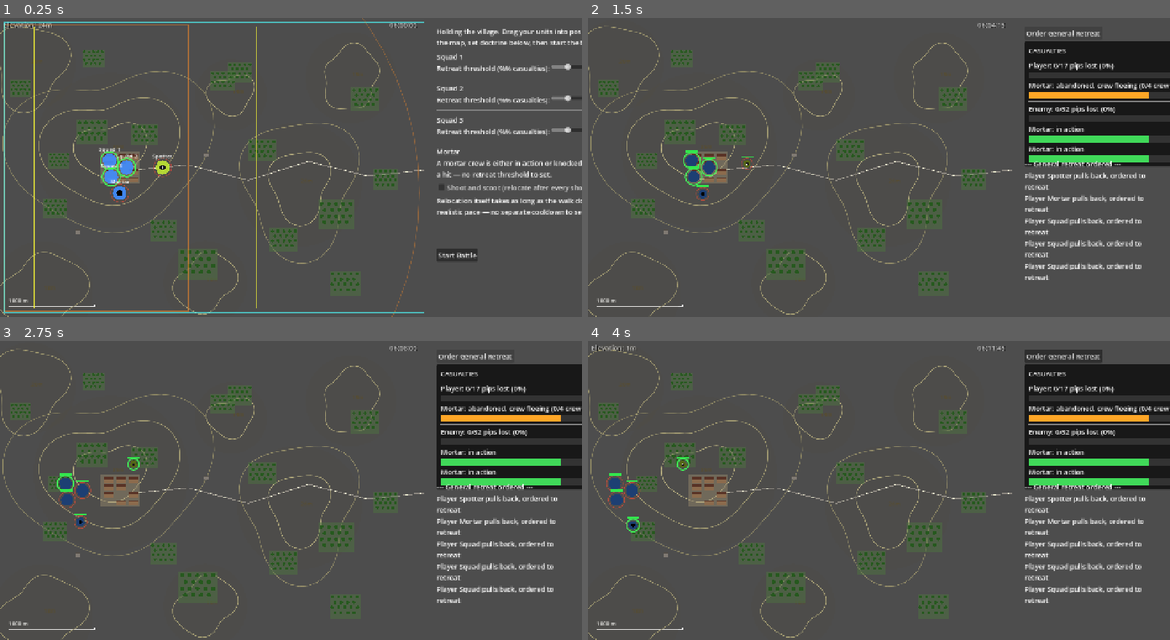
Above: before the commit, frames 1-4 (two rows, left to right).
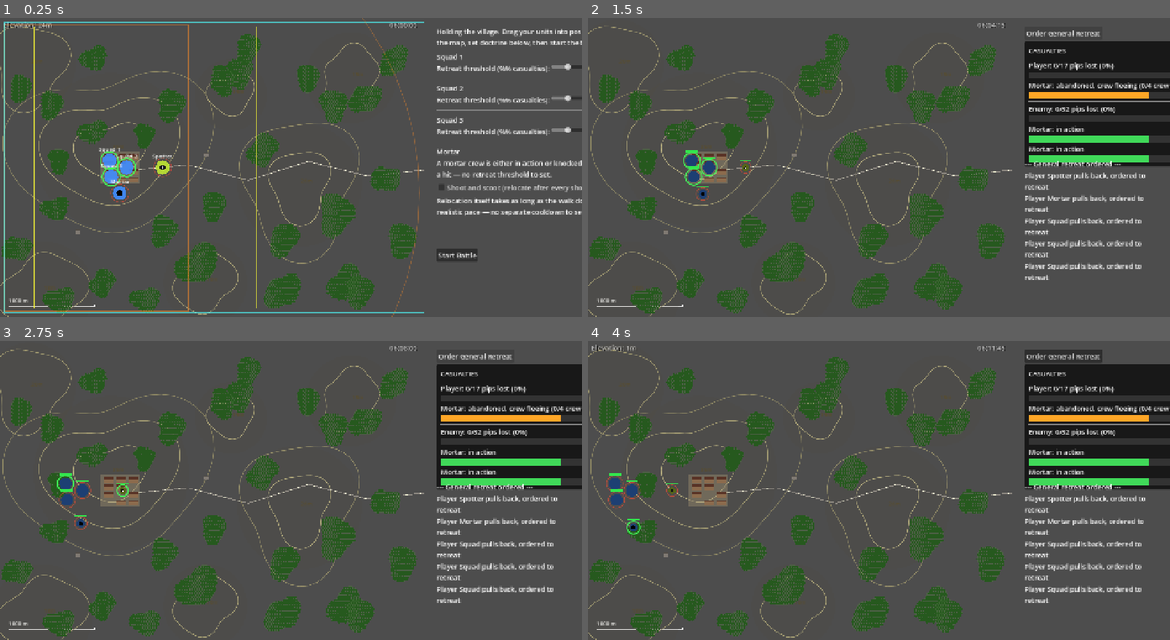
Above: after the commit, the same moments.

Repository: verybadcat/Drones
Game: Godot game, scene res://scenes/Main.tscn
Same seed, same stepped clock (60 frames per second), same inputs: the game is played once before the commit and once after it.
Inputs (mouse positions are in pixels of both pictures, inside the frame that each line leads up to):
- Up to frame 1 (0.25 s): no input
- Up to frame 2 (1.5 s): click "Start Battle" at 0.5 s; click "Order General Retreat" at 1.25 s
- Up to frame 3 (2.75 s): click "Order General Retreat" at 2 s
- Up to frame 4 (4 s): click "Order General Retreat" at 2.75 s; move the mouse to (1007, 475) at 3.52 s; click (1007, 475) at 3.67 s

The runs differ from the first frame. In frame 1, 7.9% of the frame differs, in the area x 0-72%, y 5-99%; in frame 2, 8.0%; in frame 3, 8.0%; in frame 4, 8.1%.

Commit message:
Replace rectangular forest zones with significantly more natural-shaped patches
Forested terrain was a flat list of 16 axis-aligned rects sharing
TERRAIN_ZONES with buildings. Forests now use the same irregular-blob
technique HILLS already uses for non-circular footprints — a base
radius warped by a few cosine harmonics per patch (shared via the new
_radius_warp helper) — giving each patch a ragged, natural edge instead
of a boxy outline, in both what's drawn and what counts as cover.

Patch count roughly doubled (16 -> 30) with generally larger radii too,
a real increase in total tree coverage. TERRAIN_ZONES now holds only
the BUILDING zones; the cover-point search functions (nearest_cover_point,
safest_cover_point, _exclude_dangerous) work over a new unified
_all_cover_zones() list so buildings (rects) and forests (blobs) are
handled identically. A headless overlap scan caught two new patches
whose warped reach came within a few meters of the village's building
footprint; trimmed their radii back with a safe margin.

Co-Authored-By: Claude Sonnet 5 <noreply@anthropic.com>

Diff:
--- a/scripts/game_config.gd
+++ b/scripts/game_config.gd
@@ -82,17 +82,23 @@
 const CONTOUR_INTERVAL_M: float = 10.0
 
 
-## How much a hill's effective radius is stretched (>1) or pinched (<1) in
+## How much a blob's effective radius is stretched (>1) or pinched (<1) in
 ## the direction `theta` (radians from its center) — a sum of cosine
-## harmonics per hill (see HILLS), each hill's own fixed set giving it a
-## distinct, irregular, non-circular footprint instead of a perfect radial
-## Gaussian. Amplitudes are kept well under 1.0 in total so this can never
-## flip the effective radius negative.
-static func _hill_radius_warp(hill: Dictionary, theta: float) -> float:
+## harmonics, each blob's own fixed set giving it a distinct, irregular,
+## non-circular footprint instead of a perfect circle/radial Gaussian.
+## Amplitudes are kept well under 1.0 in total so this can never flip the
+## effective radius negative. Shared by HILLS (see _hill_radius_warp,
+## elevation_m) and FOREST_PATCHES (see _forest_radius_at) — same technique,
+## two different uses of "irregular blob."
+static func _radius_warp(warp_harmonics: Array, theta: float) -> float:
 	var w := 1.0
-	for h in hill.warp_harmonics:
+	for h in warp_harmonics:
 		w += h.amplitude * cos(h.frequency * theta + h.phase)
 	return w
+
+
+static func _hill_radius_warp(hill: Dictionary, theta: float) -> float:
+	return _radius_warp(hill.warp_harmonics, theta)
 
 
 ## Continuous ground elevation in meters at a point (given in the engine's
@@ -153,23 +159,107 @@
 	{"rect": Rect2(1175.0 * PIXELS_PER_METER, 1560.0 * PIXELS_PER_METER, 450.0 * PIXELS_PER_METER, 380.0 * PIXELS_PER_METER), "type": TerrainType.BUILDING}, # the village
 	{"rect": Rect2(2380.0 * PIXELS_PER_METER, 1580.0 * PIXELS_PER_METER, 55.0 * PIXELS_PER_METER, 46.0 * PIXELS_PER_METER), "type": TerrainType.BUILDING}, # isolated farmhouse, mid-approach
 	{"rect": Rect2(880.0 * PIXELS_PER_METER, 2480.0 * PIXELS_PER_METER, 60.0 * PIXELS_PER_METER, 50.0 * PIXELS_PER_METER), "type": TerrainType.BUILDING}, # isolated farmhouse, rear
-
-	{"rect": Rect2(898.0 * PIXELS_PER_METER, 1188.0 * PIXELS_PER_METER, 364.0 * PIXELS_PER_METER, 294.0 * PIXELS_PER_METER), "type": TerrainType.TREES}, # wooded slope, village hill NW
-	{"rect": Rect2(1536.0 * PIXELS_PER_METER, 1244.0 * PIXELS_PER_METER, 308.0 * PIXELS_PER_METER, 252.0 * PIXELS_PER_METER), "type": TerrainType.TREES}, # wooded slope, village hill NE
-	{"rect": Rect2(2902.0 * PIXELS_PER_METER, 1412.0 * PIXELS_PER_METER, 336.0 * PIXELS_PER_METER, 266.0 * PIXELS_PER_METER), "type": TerrainType.TREES}, # copse along the approach
-	{"rect": Rect2(3720.0 * PIXELS_PER_METER, 2132.0 * PIXELS_PER_METER, 420.0 * PIXELS_PER_METER, 336.0 * PIXELS_PER_METER), "type": TerrainType.TREES}, # woods on the enemy-side rise
-	{"rect": Rect2(2086.0 * PIXELS_PER_METER, 2698.0 * PIXELS_PER_METER, 448.0 * PIXELS_PER_METER, 364.0 * PIXELS_PER_METER), "type": TerrainType.TREES}, # southern woods, off the road
-	{"rect": Rect2(512.0 * PIXELS_PER_METER, 2118.0 * PIXELS_PER_METER, 266.0 * PIXELS_PER_METER, 224.0 * PIXELS_PER_METER), "type": TerrainType.TREES}, # copse near the rear
-	{"rect": Rect2(4104.0 * PIXELS_PER_METER, 812.0 * PIXELS_PER_METER, 322.0 * PIXELS_PER_METER, 266.0 * PIXELS_PER_METER), "type": TerrainType.TREES}, # woods near the northern rise
-	{"rect": Rect2(2658.0 * PIXELS_PER_METER, 516.0 * PIXELS_PER_METER, 294.0 * PIXELS_PER_METER, 238.0 * PIXELS_PER_METER), "type": TerrainType.TREES}, # copse, north side
-	{"rect": Rect2(114.0 * PIXELS_PER_METER, 720.0 * PIXELS_PER_METER, 252.0 * PIXELS_PER_METER, 210.0 * PIXELS_PER_METER), "type": TerrainType.TREES}, # slope below the western ridge
-	{"rect": Rect2(2460.0 * PIXELS_PER_METER, 616.0 * PIXELS_PER_METER, 280.0 * PIXELS_PER_METER, 238.0 * PIXELS_PER_METER), "type": TerrainType.TREES}, # woods above the road bend
-	{"rect": Rect2(1756.0 * PIXELS_PER_METER, 2364.0 * PIXELS_PER_METER, 308.0 * PIXELS_PER_METER, 252.0 * PIXELS_PER_METER), "type": TerrainType.TREES}, # copse south of the village
-	{"rect": Rect2(3848.0 * PIXELS_PER_METER, 2958.0 * PIXELS_PER_METER, 364.0 * PIXELS_PER_METER, 294.0 * PIXELS_PER_METER), "type": TerrainType.TREES}, # woods, far southeast
-	{"rect": Rect2(962.0 * PIXELS_PER_METER, 370.0 * PIXELS_PER_METER, 266.0 * PIXELS_PER_METER, 210.0 * PIXELS_PER_METER), "type": TerrainType.TREES}, # copse, north of the village
-	{"rect": Rect2(4358.0 * PIXELS_PER_METER, 1766.0 * PIXELS_PER_METER, 294.0 * PIXELS_PER_METER, 238.0 * PIXELS_PER_METER), "type": TerrainType.TREES}, # woods near the enemy's rear
-	{"rect": Rect2(566.0 * PIXELS_PER_METER, 1572.0 * PIXELS_PER_METER, 238.0 * PIXELS_PER_METER, 196.0 * PIXELS_PER_METER), "type": TerrainType.TREES}, # copse, west-central
-	{"rect": Rect2(3154.0 * PIXELS_PER_METER, 2462.0 * PIXELS_PER_METER, 322.0 * PIXELS_PER_METER, 266.0 * PIXELS_PER_METER), "type": TerrainType.TREES}, # woods on the approach rise's south slope
+]
+
+## Forested areas, as irregular blobs rather than rectangles — same technique
+## as HILLS (see _radius_warp): each patch's actual footprint at any angle
+## `theta` from its `center_m` is `radius_m * _radius_warp(warp_harmonics,
+## theta)`, so real woodland has ragged, elongated, natural-looking edges
+## instead of a boxy outline (see _forest_radius_at / _point_in_forest_patch,
+## and _draw_forest_patch for the matching filled-polygon rendering). A real
+## forest doesn't come in one size either, so patches range from small
+## copses to substantial woods.
+const FOREST_PATCHES: Array[Dictionary] = [
+	{"center_m": Vector2(1080.0, 1335.0), "radius_m": 145.0, "warp_harmonics": [
+		{"frequency": 2, "amplitude": 0.2, "phase": 0.6}, {"frequency": 3, "amplitude": 0.12, "phase": 2.4},
+	]}, # wooded slope, village hill NW — kept clear of the village's own BUILDING zone (nearest corner ~244m away)
+	{"center_m": Vector2(1690.0, 1370.0), "radius_m": 125.0, "warp_harmonics": [
+		{"frequency": 3, "amplitude": 0.16, "phase": 1.1}, {"frequency": 2, "amplitude": 0.14, "phase": 3.4},
+	]}, # wooded slope, village hill NE — kept clear of the village's own BUILDING zone (nearest corner ~201m away)
+	{"center_m": Vector2(3070.0, 1545.0), "radius_m": 175.0, "warp_harmonics": [
+		{"frequency": 2, "amplitude": 0.18, "phase": 2.0}, {"frequency": 4, "amplitude": 0.1, "phase": 0.8},
+	]}, # copse along the approach
+	{"center_m": Vector2(3930.0, 2300.0), "radius_m": 220.0, "warp_harmonics": [
+		{"frequency": 3, "amplitude": 0.17, "phase": 0.3}, {"frequency": 2, "amplitude": 0.15, "phase": 2.9},
+	]}, # woods on the enemy-side rise
+	{"center_m": Vector2(2310.0, 2880.0), "radius_m": 230.0, "warp_harmonics": [
+		{"frequency": 2, "amplitude": 0.19, "phase": 1.4}, {"frequency": 3, "amplitude": 0.11, "phase": 3.6},
+	]}, # southern woods, off the road
+	{"center_m": Vector2(645.0, 2230.0), "radius_m": 145.0, "warp_harmonics": [
+		{"frequency": 3, "amplitude": 0.15, "phase": 2.6}, {"frequency": 2, "amplitude": 0.13, "phase": 0.5},
+	]}, # copse near the rear
+	{"center_m": Vector2(4265.0, 945.0), "radius_m": 175.0, "warp_harmonics": [
+		{"frequency": 2, "amplitude": 0.16, "phase": 0.9}, {"frequency": 4, "amplitude": 0.09, "phase": 2.2},
+	]}, # woods near the northern rise
+	{"center_m": Vector2(2805.0, 635.0), "radius_m": 160.0, "warp_harmonics": [
+		{"frequency": 3, "amplitude": 0.14, "phase": 1.7}, {"frequency": 2, "amplitude": 0.12, "phase": 3.1},
+	]}, # copse, north side
+	{"center_m": Vector2(240.0, 825.0), "radius_m": 140.0, "warp_harmonics": [
+		{"frequency": 2, "amplitude": 0.17, "phase": 2.8}, {"frequency": 3, "amplitude": 0.1, "phase": 0.4},
+	]}, # slope below the western ridge
+	{"center_m": Vector2(2600.0, 735.0), "radius_m": 155.0, "warp_harmonics": [
+		{"frequency": 4, "amplitude": 0.1, "phase": 1.3}, {"frequency": 2, "amplitude": 0.15, "phase": 3.5},
+	]}, # woods above the road bend
+	{"center_m": Vector2(1910.0, 2490.0), "radius_m": 165.0, "warp_harmonics": [
+		{"frequency": 3, "amplitude": 0.16, "phase": 0.2}, {"frequency": 2, "amplitude": 0.13, "phase": 2.5},
+	]}, # copse south of the village
+	{"center_m": Vector2(4030.0, 3105.0), "radius_m": 195.0, "warp_harmonics": [
+		{"frequency": 2, "amplitude": 0.18, "phase": 1.9}, {"frequency": 3, "amplitude": 0.12, "phase": 3.8},
+	]}, # woods, far southeast
+	{"center_m": Vector2(1095.0, 475.0), "radius_m": 145.0, "warp_harmonics": [
+		{"frequency": 3, "amplitude": 0.15, "phase": 3.0}, {"frequency": 2, "amplitude": 0.11, "phase": 0.7},
+	]}, # copse, north of the village
+	{"center_m": Vector2(4505.0, 1885.0), "radius_m": 160.0, "warp_harmonics": [
+		{"frequency": 2, "amplitude": 0.14, "phase": 0.1}, {"frequency": 4, "amplitude": 0.09, "phase": 2.3},
+	]}, # woods near the enemy's rear
+	{"center_m": Vector2(685.0, 1670.0), "radius_m": 130.0, "warp_harmonics": [
+		{"frequency": 3, "amplitude": 0.13, "phase": 1.6}, {"frequency": 2, "amplitude": 0.16, "phase": 3.3},
+	]}, # copse, west-central
+	{"center_m": Vector2(3315.0, 2595.0), "radius_m": 180.0, "warp_harmonics": [
+		{"frequency": 2, "amplitude": 0.17, "phase": 2.1}, {"frequency": 3, "amplitude": 0.1, "phase": 0.6},
+	]}, # woods on the approach rise's south slope
+	{"center_m": Vector2(2000.0, 1020.0), "radius_m": 170.0, "warp_harmonics": [
+		{"frequency": 3, "amplitude": 0.15, "phase": 0.5}, {"frequency": 2, "amplitude": 0.12, "phase": 2.7},
+	]}, # north-central woods
+	{"center_m": Vector2(3300.0, 3200.0), "radius_m": 200.0, "warp_harmonics": [
+		{"frequency": 2, "amplitude": 0.19, "phase": 1.2}, {"frequency": 4, "amplitude": 0.09, "phase": 3.2},
+	]}, # deep southeast forest
+	{"center_m": Vector2(700.0, 3300.0), "radius_m": 160.0, "warp_harmonics": [
+		{"frequency": 3, "amplitude": 0.14, "phase": 2.4}, {"frequency": 2, "amplitude": 0.13, "phase": 0.3},
+	]}, # far south rear woods
+	{"center_m": Vector2(4700.0, 2600.0), "radius_m": 180.0, "warp_harmonics": [
+		{"frequency": 2, "amplitude": 0.16, "phase": 3.0}, {"frequency": 3, "amplitude": 0.11, "phase": 1.0},
+	]}, # far east edge woods, enemy side
+	{"center_m": Vector2(1200.0, 3100.0), "radius_m": 150.0, "warp_harmonics": [
+		{"frequency": 4, "amplitude": 0.09, "phase": 0.8}, {"frequency": 2, "amplitude": 0.15, "phase": 2.2},
+	]}, # south of the rear farmhouse
+	{"center_m": Vector2(3900.0, 1020.0), "radius_m": 170.0, "warp_harmonics": [
+		{"frequency": 3, "amplitude": 0.16, "phase": 1.5}, {"frequency": 2, "amplitude": 0.12, "phase": 3.4},
+	]}, # north woods, enemy approach
+	{"center_m": Vector2(2500.0, 2200.0), "radius_m": 155.0, "warp_harmonics": [
+		{"frequency": 2, "amplitude": 0.15, "phase": 2.9}, {"frequency": 3, "amplitude": 0.1, "phase": 0.9},
+	]}, # central woods between road and southern woods
+	{"center_m": Vector2(600.0, 1020.0), "radius_m": 145.0, "warp_harmonics": [
+		{"frequency": 3, "amplitude": 0.13, "phase": 0.4}, {"frequency": 2, "amplitude": 0.14, "phase": 2.6},
+	]}, # northwest quadrant woods
+	{"center_m": Vector2(4600.0, 500.0), "radius_m": 165.0, "warp_harmonics": [
+		{"frequency": 2, "amplitude": 0.18, "phase": 1.8}, {"frequency": 4, "amplitude": 0.08, "phase": 3.7},
+	]}, # far northeast corner
+	{"center_m": Vector2(1700.0, 3300.0), "radius_m": 155.0, "warp_harmonics": [
+		{"frequency": 3, "amplitude": 0.15, "phase": 2.3}, {"frequency": 2, "amplitude": 0.11, "phase": 0.2},
+	]}, # south rear woods
+	{"center_m": Vector2(3600.0, 700.0), "radius_m": 145.0, "warp_harmonics": [
+		{"frequency": 2, "amplitude": 0.14, "phase": 3.1}, {"frequency": 3, "amplitude": 0.1, "phase": 1.1},
+	]}, # north woods near enemy path
+	{"center_m": Vector2(200.0, 2700.0), "radius_m": 155.0, "warp_harmonics": [
+		{"frequency": 4, "amplitude": 0.09, "phase": 1.9}, {"frequency": 2, "amplitude": 0.16, "phase": 0.1},
+	]}, # far west rear woods
+	{"center_m": Vector2(4200.0, 3200.0), "radius_m": 170.0, "warp_harmonics": [
+		{"frequency": 3, "amplitude": 0.12, "phase": 0.7}, {"frequency": 2, "amplitude": 0.15, "phase": 2.8},
+	]}, # far southeast corner
+	{"center_m": Vector2(2900.0, 350.0), "radius_m": 150.0, "warp_harmonics": [
+		{"frequency": 2, "amplitude": 0.17, "phase": 2.5}, {"frequency": 3, "amplitude": 0.11, "phase": 0.6},
+	]}, # far north strip
 ]
 
 # Legal area for the player to drag squads into — wider than just the
@@ -406,16 +496,49 @@
 const ENEMY_ADVANCE_RUSH_DISTANCE: float = 400.0 * PIXELS_PER_METER
 
 
+## A FOREST_PATCH's actual footprint radius at angle `theta` (radians) from
+## its own center — see _radius_warp.
+static func _forest_radius_at(patch: Dictionary, theta: float) -> float:
+	return patch.radius_m * _radius_warp(patch.warp_harmonics, theta)
+
+
+## True if a center-relative offset (in METERS) falls within a forest
+## patch's irregular footprint — shared by the point-in-world check below
+## and the deterministic tree-scatter placement in _draw_forest_patch, so
+## what's drawn always matches what actually counts as TREES.
+static func _forest_patch_contains_offset_m(patch: Dictionary, offset_m: Vector2) -> bool:
+	var d: float = offset_m.length()
+	if d < 0.01:
+		return true
+	return d <= _forest_radius_at(patch, offset_m.angle())
+
+
+static func _point_in_forest_patch(patch: Dictionary, pos_px: Vector2) -> bool:
+	return _forest_patch_contains_offset_m(patch, pos_px / PIXELS_PER_METER - patch.center_m)
+
+
+## Upper bound on a patch's own radius warp, for sizing a bounding box around
+## it (see _draw_forest_patch) — not exact (different harmonics peak at
+## different angles, so this can't all be reached at once), just a safe "big
+## enough" bound, since overshooting merely means scanning a bit more empty
+## area, not a distortion of the shape's own math.
+static func _forest_patch_max_warp(patch: Dictionary) -> float:
+	var w := 1.0
+	for h in patch.warp_harmonics:
+		w += h.amplitude
+	return w
+
+
 ## Concealment/cover terrain type at a point. BUILDING beats TREES if both
 ## overlap a point.
 static func get_terrain_type_at(pos: Vector2) -> TerrainType:
-	var best := TerrainType.OPEN
 	for zone in TERRAIN_ZONES:
-		if zone.rect.has_point(pos):
-			if zone.type == TerrainType.BUILDING:
-				return TerrainType.BUILDING
-			best = TerrainType.TREES
-	return best
+		if zone.type == TerrainType.BUILDING and zone.rect.has_point(pos):
+			return TerrainType.BUILDING
+	for patch in FOREST_PATCHES:
+		if _point_in_forest_patch(patch, pos):
+			return TerrainType.TREES
+	return TerrainType.OPEN
 
 
 static func is_in_cover(terrain: TerrainType) -> bool:
@@ -481,17 +604,56 @@
 ## landing next to, a specific enemy the unit knows is there).
 const DANGER_RADIUS: float = 250.0 * PIXELS_PER_METER
 
+## Every BUILDING zone and FOREST_PATCH, unified into one "cover zone" shape
+## so the search functions below can treat a rectangular building and an
+## irregular forest blob identically: a center point, "does this contain
+## point p" (_cover_zone_contains), and "a random point inside it"
+## (_random_point_in_cover_zone), each dispatched on `zone.type`.
+static func _all_cover_zones() -> Array[Dictionary]:
+	var zones: Array[Dictionary] = []
+	for zone in TERRAIN_ZONES:
+		if zone.type != TerrainType.BUILDING:
+			continue
+		zones.append({"type": TerrainType.BUILDING, "rect": zone.rect, "center": zone.rect.position + zone.rect.size / 2.0})
+	for patch in FOREST_PATCHES:
+		zones.append({"type": TerrainType.TREES, "patch": patch, "center": patch.center_m * PIXELS_PER_METER})
+	return zones
+
+
+static func _cover_zone_contains(zone: Dictionary, p: Vector2) -> bool:
+	if zone.type == TerrainType.BUILDING:
+		return zone.rect.has_point(p)
+	return _point_in_forest_patch(zone.patch, p)
+
+
+## A random point solidly inside the zone — for a BUILDING, uniform within
+## an inset rect (same as before); for a forest patch, a random angle and a
+## radius pulled in well short of the blob's own edge, so the point always
+## lands inside the irregular shape without needing rejection sampling.
+static func _random_point_in_cover_zone(zone: Dictionary) -> Vector2:
+	if zone.type == TerrainType.BUILDING:
+		var rect: Rect2 = zone.rect
+		var margin: float = min(rect.size.x, rect.size.y) * 0.15
+		var w: float = max(rect.size.x - margin * 2.0, 1.0)
+		var h: float = max(rect.size.y - margin * 2.0, 1.0)
+		return rect.position + Vector2(margin, margin) + Vector2(randf() * w, randf() * h)
+	var patch: Dictionary = zone.patch
+	var theta: float = randf() * TAU
+	var r_m: float = _forest_radius_at(patch, theta) * randf_range(0.15, 0.7)
+	return patch.center_m * PIXELS_PER_METER + Vector2(cos(theta), sin(theta)) * r_m * PIXELS_PER_METER
+
+
 static func nearest_cover_point(from: Vector2, retreat_dir: float = 0.0, avoid_buildings: bool = false, avoid_positions: Array[Vector2] = [], known_enemy_positions: Array[Vector2] = []) -> Vector2:
 	var candidates: Array[Dictionary] = []
-	for zone in TERRAIN_ZONES:
+	for zone in _all_cover_zones():
 		if avoid_buildings and zone.type == TerrainType.BUILDING:
 			continue
-		var center: Vector2 = zone.rect.position + zone.rect.size / 2.0
+		var center: Vector2 = zone.center
 		if retreat_dir != 0.0 and (center.x - from.x) * retreat_dir < -RETREAT_DIRECTION_TOLERANCE:
 			continue
 		if avoid_buildings and path_crosses_building(from, center):
 			continue # can't walk/hop straight through a building to get here either
-		candidates.append({"rect": zone.rect, "dist": from.distance_to(center)})
+		candidates.append({"zone": zone, "dist": from.distance_to(center)})
 	if candidates.is_empty():
 		return from
 
@@ -502,7 +664,7 @@
 		for c in candidates:
 			var claimed := false
 			for p in avoid_positions:
-				if c.rect.has_point(p):
+				if _cover_zone_contains(c.zone, p):
 					claimed = true
 					break
 			if not claimed:
@@ -522,12 +684,7 @@
 		if roll <= cumulative:
 			chosen_index = i
 			break
-	var best_rect: Rect2 = candidates[chosen_index].rect
-
-	var margin: float = min(best_rect.size.x, best_rect.size.y) * 0.15
-	var w: float = max(best_rect.size.x - margin * 2.0, 1.0)
-	var h: float = max(best_rect.size.y - margin * 2.0, 1.0)
-	return best_rect.position + Vector2(margin, margin) + Vector2(randf() * w, randf() * h)
+	return _random_point_in_cover_zone(candidates[chosen_index].zone)
 
 
 ## Drops any candidate within DANGER_RADIUS of a known enemy position, as
@@ -540,7 +697,7 @@
 		return candidates
 	var safe: Array[Dictionary] = []
 	for c in candidates:
-		var center: Vector2 = c.rect.position + c.rect.size / 2.0
+		var center: Vector2 = c.zone.center
 		var too_close := false
 		for ep in known_enemy_positions:
 			if center.distance_to(ep) < DANGER_RADIUS:
@@ -566,21 +723,21 @@
 		return nearest_cover_point(from, retreat_dir, avoid_buildings)
 
 	var candidates: Array[Dictionary] = []
-	for zone in TERRAIN_ZONES:
+	for zone in _all_cover_zones():
 		if avoid_buildings and zone.type == TerrainType.BUILDING:
 			continue
-		var center: Vector2 = zone.rect.position + zone.rect.size / 2.0
+		var center: Vector2 = zone.center
 		if retreat_dir != 0.0 and (center.x - from.x) * retreat_dir < -RETREAT_DIRECTION_TOLERANCE:
 			continue
 		if avoid_buildings and path_crosses_building(from, center):
 			continue # can't walk/hop straight through a building to get here either
-		candidates.append({"rect": zone.rect, "dist_from_self": from.distance_to(center)})
+		candidates.append({"zone": zone, "dist_from_self": from.distance_to(center)})
 	if candidates.is_empty():
 		return from
 
 	candidates = _exclude_dangerous(candidates, known_enemy_positions)
 	for c in candidates:
-		var center: Vector2 = c.rect.position + c.rect.size / 2.0
+		var center: Vector2 = c.zone.center
 		var nearest_enemy_dist: float = INF
 		for ep in known_enemy_positions:
 			nearest_enemy_dist = min(nearest_enemy_dist, center.distance_to(ep))
@@ -590,12 +747,7 @@
 	var pool_size: int = min(4, candidates.size())
 	var pool := candidates.slice(0, pool_size)
 	pool.sort_custom(func(a, b): return a.safety > b.safety) # safest (farthest from known enemies) first
-	var best_rect: Rect2 = pool[0].rect
-
-	var margin: float = min(best_rect.size.x, best_rect.size.y) * 0.15
-	var w: float = max(best_rect.size.x - margin * 2.0, 1.0)
-	var h: float = max(best_rect.size.y - margin * 2.0, 1.0)
-	return best_rect.position + Vector2(margin, margin) + Vector2(randf() * w, randf() * h)
+	return _random_point_in_cover_zone(pool[0].zone)
 
 
 # How far out (and in how many steps) to search for a concealed spot — see
@@ -758,11 +910,10 @@
 	_draw_hills(ci)
 	_draw_road(ci)
 	for zone in TERRAIN_ZONES:
-		match zone.type:
-			TerrainType.BUILDING:
-				_draw_village(ci, zone.rect)
-			TerrainType.TREES:
-				_draw_forest(ci, zone.rect)
+		if zone.type == TerrainType.BUILDING:
+			_draw_village(ci, zone.rect)
+	for patch in FOREST_PATCHES:
+		_draw_forest_patch(ci, patch)
 
 
 ## A ring around a unit/token showing whether its current spot is cover —
@@ -864,17 +1015,37 @@
 			ci.draw_rect(Rect2(b.position, Vector2(b.size.x, min(b.size.y * 0.35, max(b.size.y * 0.35, 1.0)))), Color(0.35, 0.2, 0.15))
 
 
-static func _draw_forest(ci: CanvasItem, rect: Rect2) -> void:
-	ci.draw_rect(rect, Color(0.3, 0.45, 0.25, 0.5))
-	var spacing: float = clamp(min(rect.size.x, rect.size.y) / 4.0, 10.0, 22.0)
-	var tree_radius: float = clamp(spacing * 0.27, 2.5, 6.0)
-	var y: float = rect.position.y + spacing * 0.5
+## Fills the patch's actual irregular footprint (the same warped-radius
+## outline _point_in_forest_patch tests against, drawn as a closed polygon —
+## same technique as _draw_hills' contour rings), then scatters tree symbols
+## across it. The tree grid itself is a fixed, deterministic offset pattern
+## (no per-frame randomness — this redraws every frame via queue_redraw, so
+## anything randomized here would visibly shimmer); each candidate point is
+## kept only if _forest_patch_contains_offset_m says it actually falls
+## inside the blob, so the scatter naturally follows the same ragged edge
+## as the filled outline instead of a rectangle's straight border.
+static func _draw_forest_patch(ci: CanvasItem, patch: Dictionary) -> void:
+	const RING_SEGMENTS: int = 40
+	var center_px: Vector2 = patch.center_m * PIXELS_PER_METER
+	var outline := PackedVector2Array()
+	for i in RING_SEGMENTS:
+		var theta: float = TAU * float(i) / float(RING_SEGMENTS)
+		var r_m: float = _forest_radius_at(patch, theta)
+		outline.append(center_px + Vector2(cos(theta), sin(theta)) * r_m * PIXELS_PER_METER)
+	ci.draw_colored_polygon(outline, Color(0.3, 0.45, 0.25, 0.5))
+
+	var max_r_m: float = patch.radius_m * _forest_patch_max_warp(patch)
+	var spacing_m: float = clamp(max_r_m / 7.0, 12.0, 28.0)
+	var tree_radius_px: float = clamp(spacing_m * PIXELS_PER_METER * 0.27, 2.5, 6.0)
+	var y_m: float = -max_r_m + spacing_m * 0.5
 	var row := 0
-	while y < rect.position.y + rect.size.y - spacing * 0.25:
-		var x_offset: float = spacing * 0.45 if row % 2 == 0 else spacing * 0.9
-		var x: float = rect.position.x + x_offset
-		while x < rect.position.x + rect.size.x - spacing * 0.25:
-			ci.draw_circle(Vector2(x, y), tree_radius, Color(0.15, 0.35, 0.12))
-			x += spacing
-		y += spacing * 0.85
+	while y_m < max_r_m - spacing_m * 0.25:
+		var x_offset_m: float = spacing_m * 0.45 if row % 2 == 0 else spacing_m * 0.9
+		var x_m: float = -max_r_m + x_offset_m
+		while x_m < max_r_m - spacing_m * 0.25:
+			var offset_m := Vector2(x_m, y_m)
+			if _forest_patch_contains_offset_m(patch, offset_m):
+				ci.draw_circle(center_px + offset_m * PIXELS_PER_METER, tree_radius_px, Color(0.15, 0.35, 0.12))
+			x_m += spacing_m
+		y_m += spacing_m * 0.85
 		row += 1
Not shown, changed: docs/designs/tactical-commander-doctrine.md
